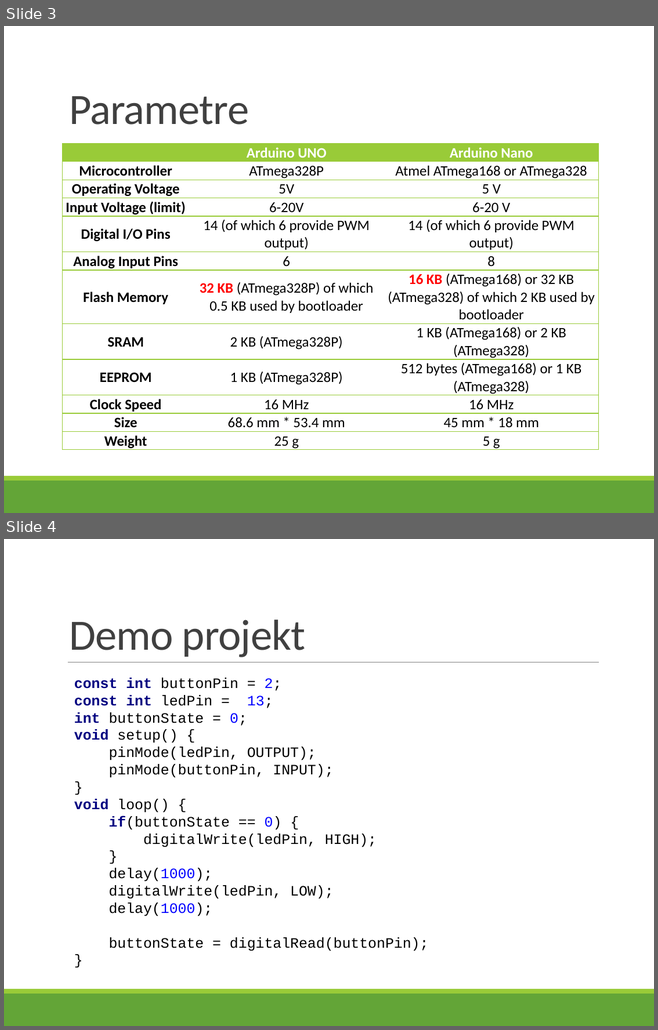
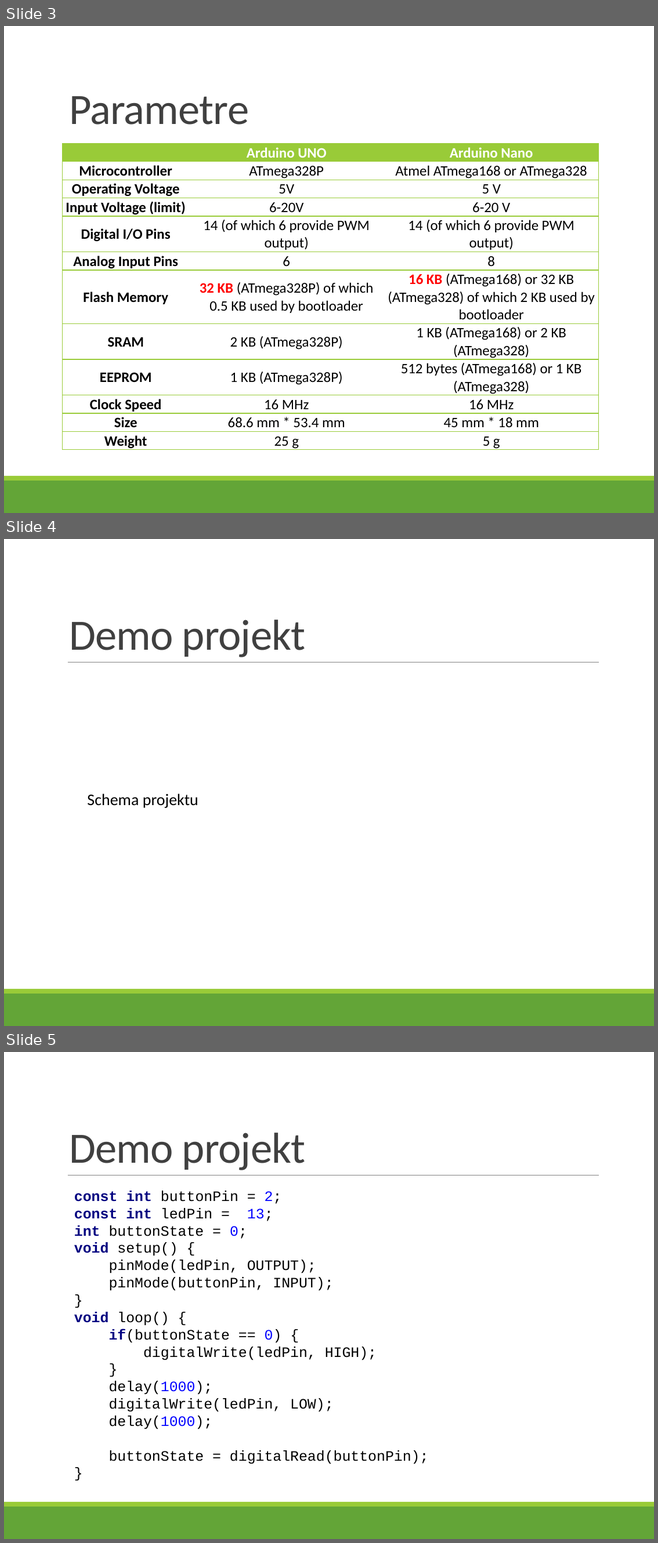
Before and after one commit to ppatrik/DiplomovaPraca, a slide deck: Prezentacie/prezentacia.pptx. Shown one above the other, each under a label of ours: slides 3 and 4 before the commit, slides 3, 4 and 5 after it. The pictures are 658x1030 and 658x1543 pixels, drawn with LibreOffice and Linux fonts; fonts in the diff are those of the drawing. Boxes give left, top, right and bottom in pixels: in the first picture for what was removed or moved away, otherwise in the second. Text is boxed around its words. In the diff, an @@ line names an element or a change of style, - is before the commit and + after.

```diff
--- a/Prezentacie/prezentacia.pptx
+++ b/Prezentacie/prezentacia.pptx
@@ slide 4 added at [4,539,654,1026], background #FFFFFF; not listed: 3 template elements that a slide beside it also shows @@
@@ title added at [69,620,305,657], 48 pt, text #404040 @@
+Demo projekt
@@ text added at [87,794,198,808], 18 pt, text #000000 @@
+Schema projektu
@@ what was slide 4 is now slide 5 @@
```
Also in this commit, not shown: 1 slide changed, 2 other slides added.
